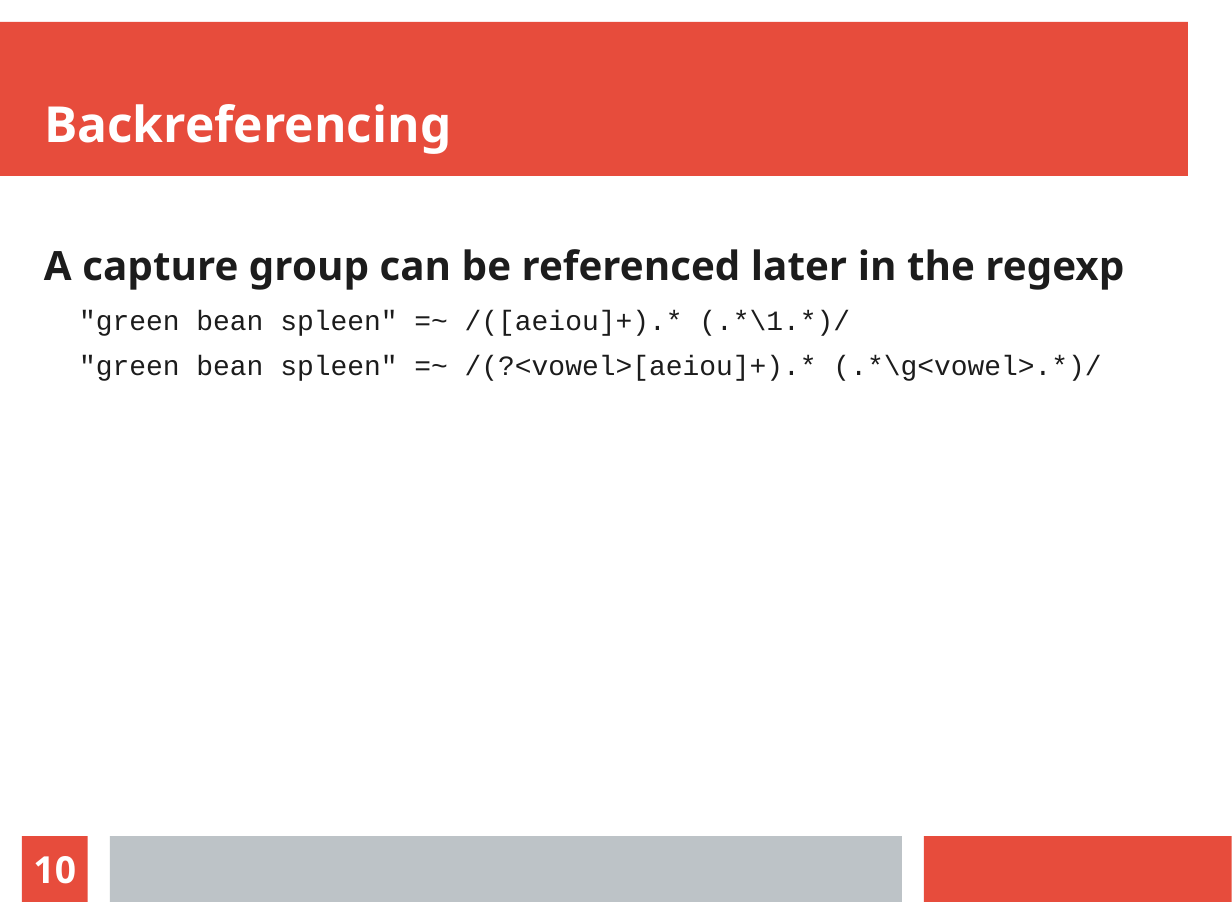
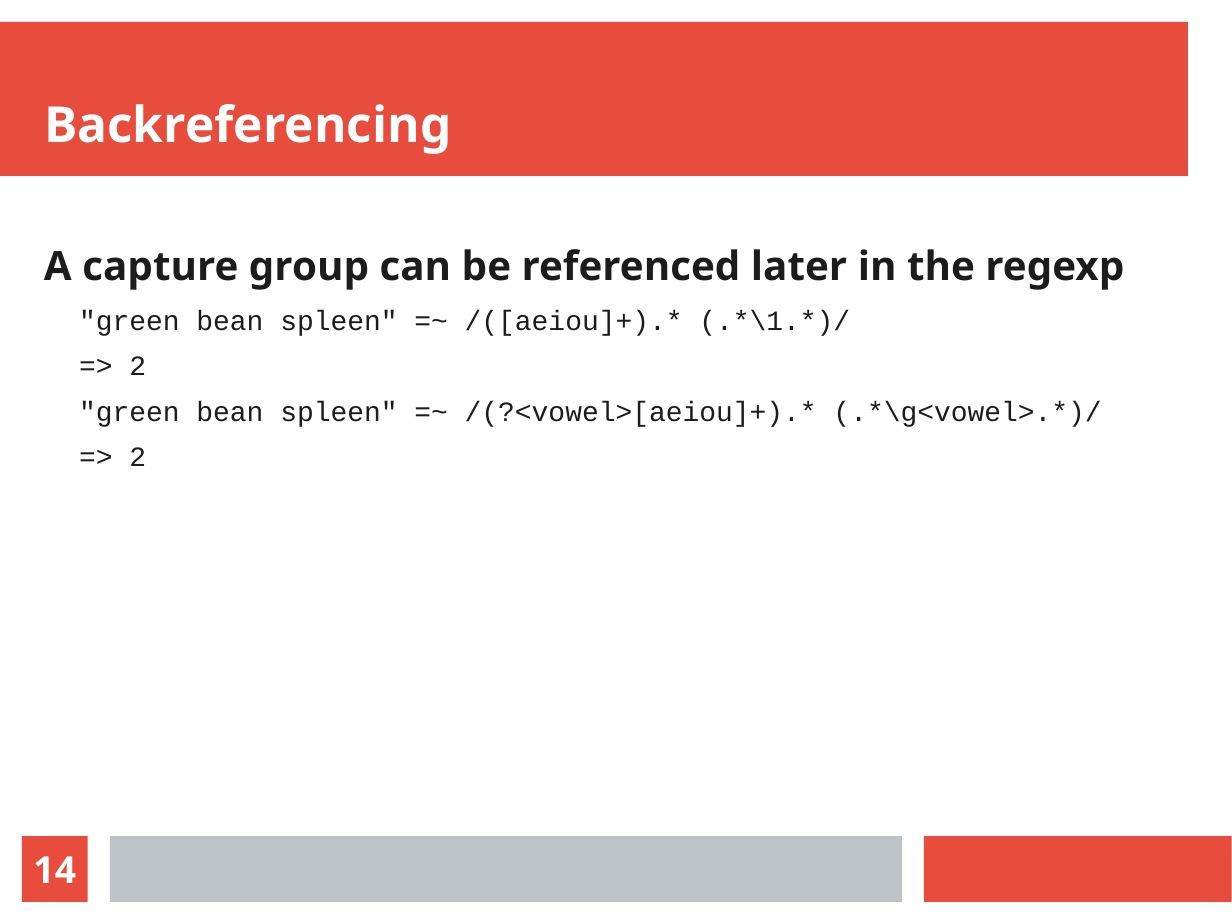
Before and after one commit to callahat/slides, a slide deck: slide 14 of 2024/crb/regexp.ppt (slide 10 before the commit). Drawn at 1232x924 pixels with LibreOffice and Linux fonts; fonts in the diff are those of the drawing. Boxes give left, top, right and bottom in pixels: in the first picture for what was removed or moved away, otherwise in the second. Text is boxed around its words. In the diff, an @@ line names an element or a change of style, - is before the commit and + after.

```diff
--- a/2024/crb/regexp.ppt
+++ b/2024/crb/regexp.ppt
@@ text at bbox=[129, 356, 146, 375]: paragraph added @@
+  => 2
@@ text at bbox=[129, 447, 146, 466]: paragraph added @@
+  => 2
@@ page number at bbox=[33, 856, 76, 883]: text changed @@
-10
+14
```
Also in this commit, not shown: 1 other slide changed, 5 slides added, 1 slide removed, 1 other file.
